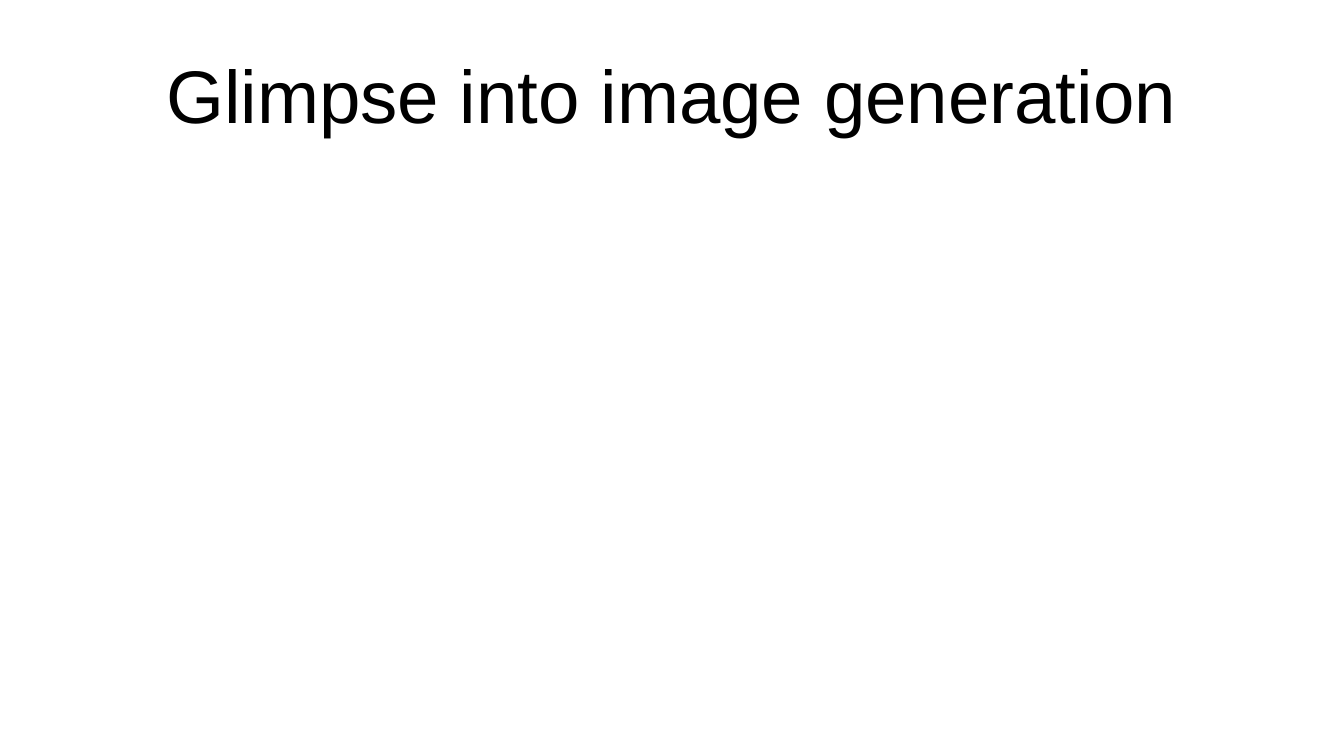
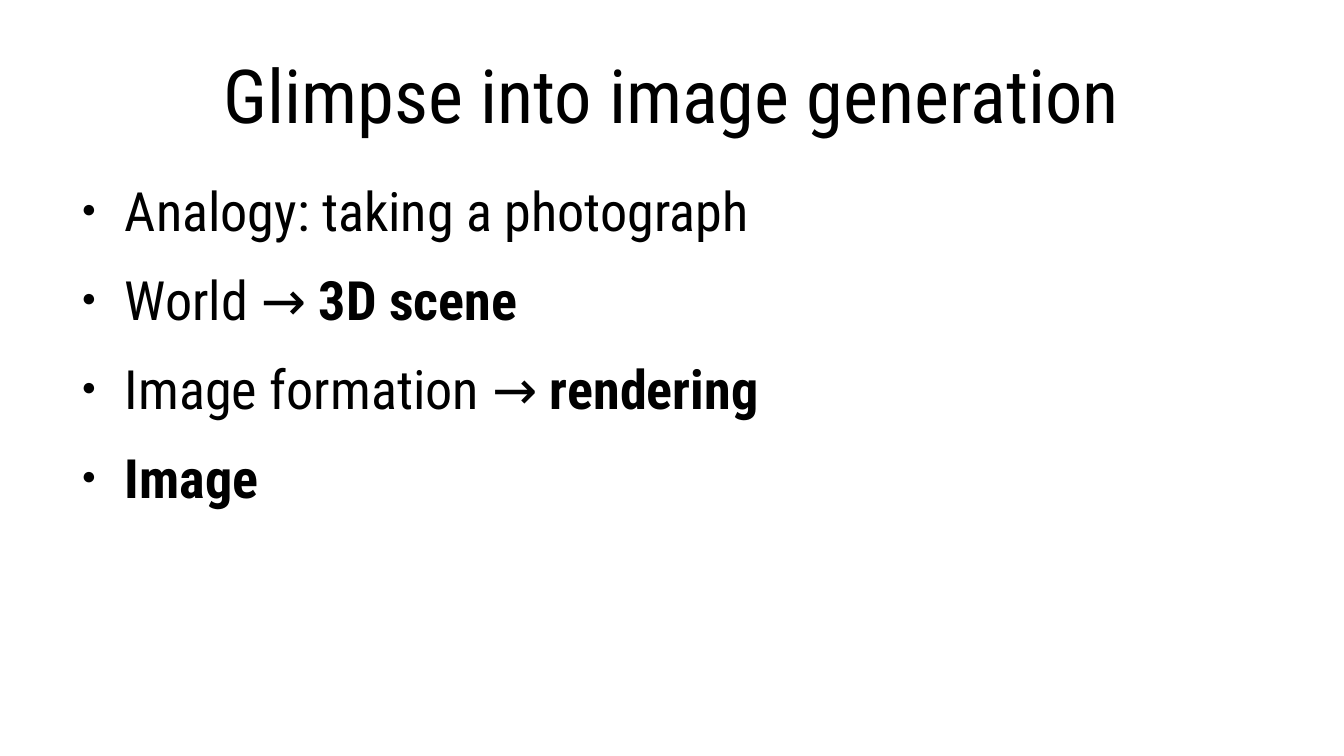
Before and after one commit to lorentzo/IntroductionToComputerGraphics, a slide deck: slide 10 of lectures/1_introduction/introduction.odp (slide 9 before the commit). Drawn at 1344x756 pixels with LibreOffice and Linux fonts; fonts in the diff are those of the drawing. Boxes give left, top, right and bottom in pixels: in the first picture for what was removed or moved away, otherwise in the second. Text is boxed around its words. In the diff, an @@ line names an element or a change of style, - is before the commit and + after.

Commit message:
3d scene

```diff
--- a/lectures/1_introduction/introduction.odp
+++ b/lectures/1_introduction/introduction.odp
@@ title "Glimpse into image generation" at (x1=224, y1=67, x2=1119, y2=139): font Arial to Roboto Condensed @@
@@ text added at (x1=125, y1=190, x2=758, y2=510), 32 pt, text #000000 @@
+● Analogy: taking a photograph
+● World → 3D scene
+● Image formation → rendering
+● Image
```
Also in this commit, not shown: 2 slides added, 1 slide removed, 4 other files.
